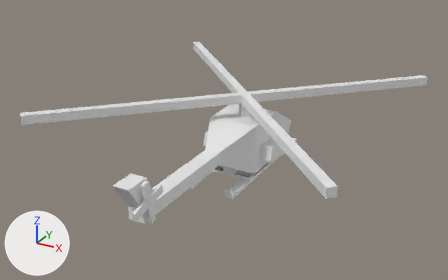
Renders of the FBX model res/units/Eagle/Eagle.fbx from each side of a commit.
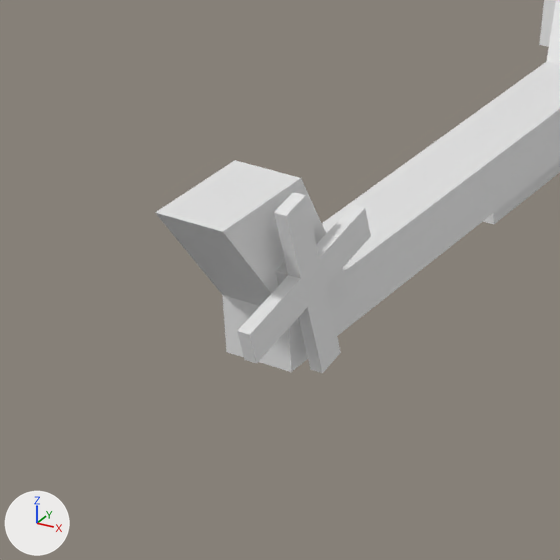
There are two pictures of each version: one whole from a 50 mm camera at (10.35, -19.08, 11.36) aimed at (-0.22, 0.14, 1.75), one close up on the part from 17% to 47% of the width and 48% to 96% of the height. The axes (+X, +Y, +Z) are drawn at lower left. The lights are the same throughout. Where no turn or scale is listed for an object, it has been applied to the vertices.

The scene before the commit, as lines of its bpy script (objects in view):
```python
me_mesh = bpy.data.meshes.new('Mesh')
me_mesh.from_pydata(...)  # 100 vertices, 172 faces; spans x -1.67..1.46, y -8.12..3.2, z -1.1..1.58
me_mesh.materials.append(mat_材质)  # its picture is missing
me_mesh_001 = bpy.data.meshes.new('Mesh.001')
me_mesh_001.from_pydata(...)  # 28 vertices, 52 faces; spans x -2.31..2.4, y -0.34..0.08, z -0.98..0.9
me_mesh_001.materials.append(mat_材质)  # its picture is missing
ob_base = bpy.data.objects.new('base', me_mesh)
ob_base.location = (0.04, 1.69, 1.18)
ob_rotate = bpy.data.objects.new('rotate', me_mesh_001)
ob_rotate.location = (0.39, -5.72, 2.08)
ob_rotate.rotation_euler = (0.0, 0.221, -1.571)  # degrees (0, 13, -90)
ob_rotate.scale = (0.316, 0.711, 0.796)
```
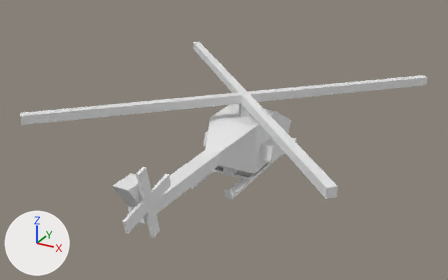
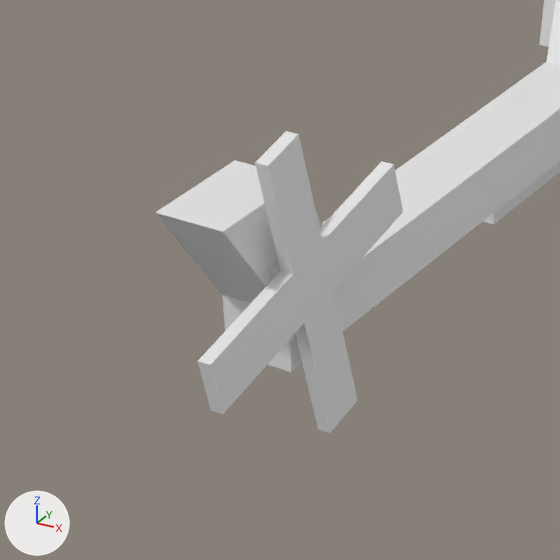
Changed parts and their boxes (x1, y1, x2, y2) in the close-ups (560 x 560 px):
'rotate', rescaled (53% wider, 66% taller): before (237, 192, 371, 373); after (198, 131, 403, 433)

The edits, one by one:
Object 'rotate' (ob_rotate) is rescaled from (0.316, 0.711, 0.796) to (0.5, 0.711, 1.35).
